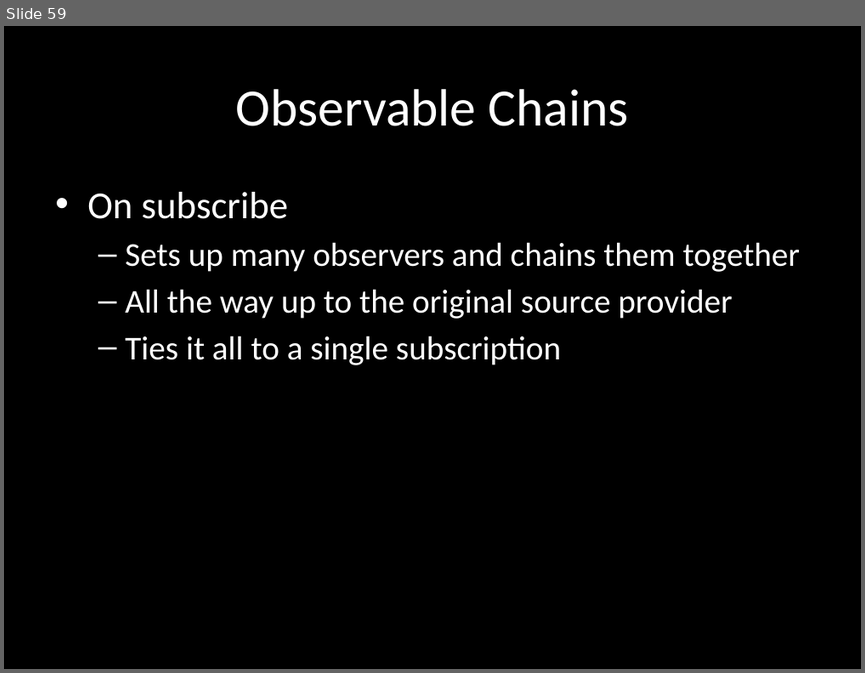
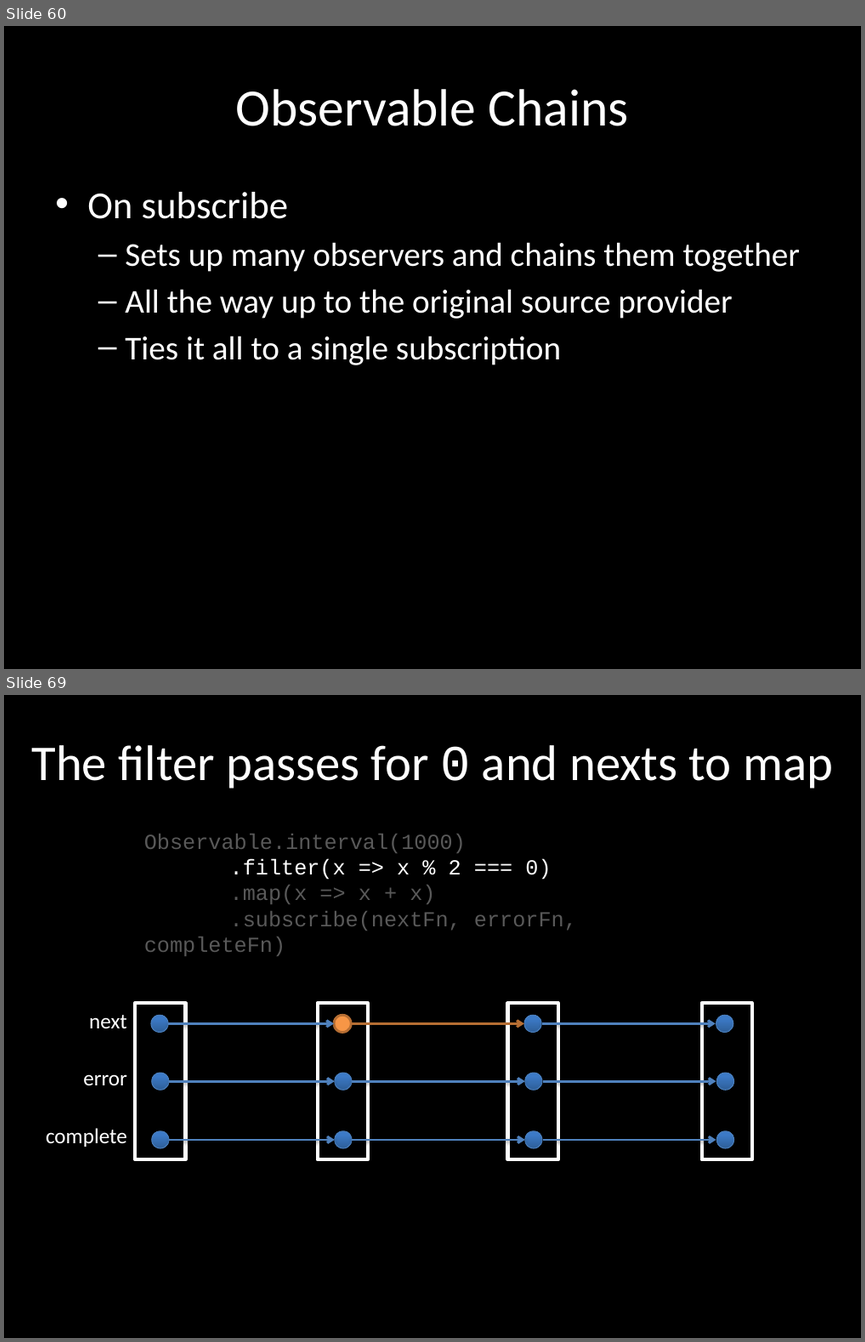
Before and after one commit to benlesh/rxjs-workshop-angular, a slide deck: rxjs-workshop.pptx. Shown one above the other, each under a label of ours: slide 59 before the commit, slides 60 and 69 after it; the slides between them are not shown. The pictures are 865x673 and 865x1342 pixels, drawn with LibreOffice and Linux fonts; fonts in the diff are those of the drawing. Boxes give left, top, right and bottom in pixels: in the first picture for what was removed or moved away, otherwise in the second. Text is boxed around its words. In the diff, an @@ line names an element or a change of style, - is before the commit and + after.

Commit message:
error handling basics

```diff
--- a/rxjs-workshop.pptx
+++ b/rxjs-workshop.pptx
@@ slide 69 added at [4,695,861,1338], background #000000 @@
@@ text added at [31,745,833,789], 42 pt, text #FFFFFF @@
+The filter passes for 0 and nexts to map
@@ text added at [144,834,577,930], 18 pt, text #595959 @@
+Observable.interval(1000)
+.filter(x => x % 2 === 0)
+.map(x => x + x)
+.subscribe(nextFn, errorFn, completeFn)
@@ text added at [89,1015,127,1028], 18 pt, text #FFFFFF @@
+next
@@ rectangle added at [135,1003,186,1159], fill #000000, outline #FFFFFF 3 pt @@
@@ ellipse added at [151,1015,169,1032], fill gradient #2F5F99 to #3D7CC7 to #3A7CCB, outline #4B7EBC 0.75 pt @@
@@ arrow added from (169, 1023) to (334, 1023), #4F81BD 2 pt @@
@@ rectangle added at [318,1003,368,1159], fill #000000, outline #FFFFFF 3 pt @@
@@ ellipse added at [334,1015,351,1032], fill #F79646, outline #B76F34 2 pt @@
@@ arrow added from (351, 1023) to (524, 1023), #B76F34 2 pt @@
@@ rectangle added at [508,1003,558,1159], fill #000000, outline #FFFFFF 3 pt @@
@@ ellipse added at [524,1015,541,1032], fill gradient #2F5F99 to #3D7CC7 to #3A7CCB, outline #4B7EBC 0.75 pt @@
@@ arrow added from (542, 1023) to (715, 1023), #4F81BD 2 pt @@
@@ rectangle added at [702,1003,752,1159], fill #000000, outline #FFFFFF 3 pt @@
@@ ellipse added at [716,1015,733,1032], fill gradient #2F5F99 to #3D7CC7 to #3A7CCB, outline #4B7EBC 0.75 pt @@
@@ text added at [83,1074,127,1085], 18 pt, text #FFFFFF @@
+error
@@ ellipse added at [151,1073,169,1090], fill gradient #2F5F99 to #3D7CC7 to #3A7CCB, outline #4B7EBC 0.75 pt @@
@@ ellipse added at [335,1073,352,1090], fill gradient #2F5F99 to #3D7CC7 to #3A7CCB, outline #4B7EBC 0.75 pt @@
@@ ellipse added at [525,1073,542,1090], fill gradient #2F5F99 to #3D7CC7 to #3A7CCB, outline #4B7EBC 0.75 pt @@
@@ ellipse added at [717,1073,734,1090], fill gradient #2F5F99 to #3D7CC7 to #3A7CCB, outline #4B7EBC 0.75 pt @@
@@ arrow added from (169, 1082) to (335, 1082), #4F81BD 2 pt @@
@@ arrow added from (352, 1082) to (525, 1082), #4F81BD 2 pt @@
@@ arrow added from (543, 1082) to (716, 1082), #4F81BD 2 pt @@
@@ text added at [46,1128,127,1146], 18 pt, text #FFFFFF @@
+complete
@@ ellipse added at [151,1131,169,1148], fill gradient #2F5F99 to #3D7CC7 to #3A7CCB, outline #4B7EBC 0.75 pt @@
@@ arrow added from (169, 1140) to (335, 1140), #4F81BD 2 pt @@
@@ ellipse added at [335,1131,352,1148], fill gradient #2F5F99 to #3D7CC7 to #3A7CCB, outline #4B7EBC 0.75 pt @@
@@ arrow added from (352, 1140) to (525, 1140), #4F81BD 2 pt @@
@@ ellipse added at [525,1131,542,1148], fill gradient #2F5F99 to #3D7CC7 to #3A7CCB, outline #4B7EBC 0.75 pt @@
@@ arrow added from (543, 1140) to (716, 1140), #4F81BD 2 pt @@
@@ ellipse added at [717,1131,734,1148], fill gradient #2F5F99 to #3D7CC7 to #3A7CCB, outline #4B7EBC 0.75 pt @@
@@ what was slide 59 is now slide 60 @@
```
Also in this commit, not shown: 3 slides changed, 40 other slides added, 1 other file.
